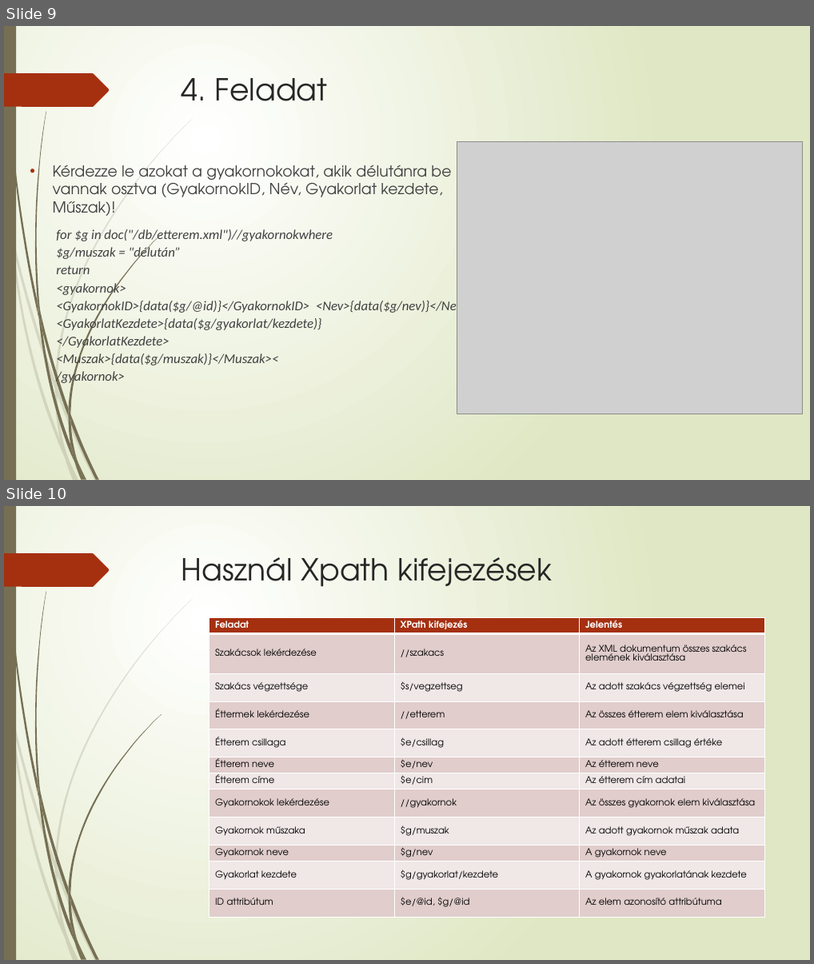
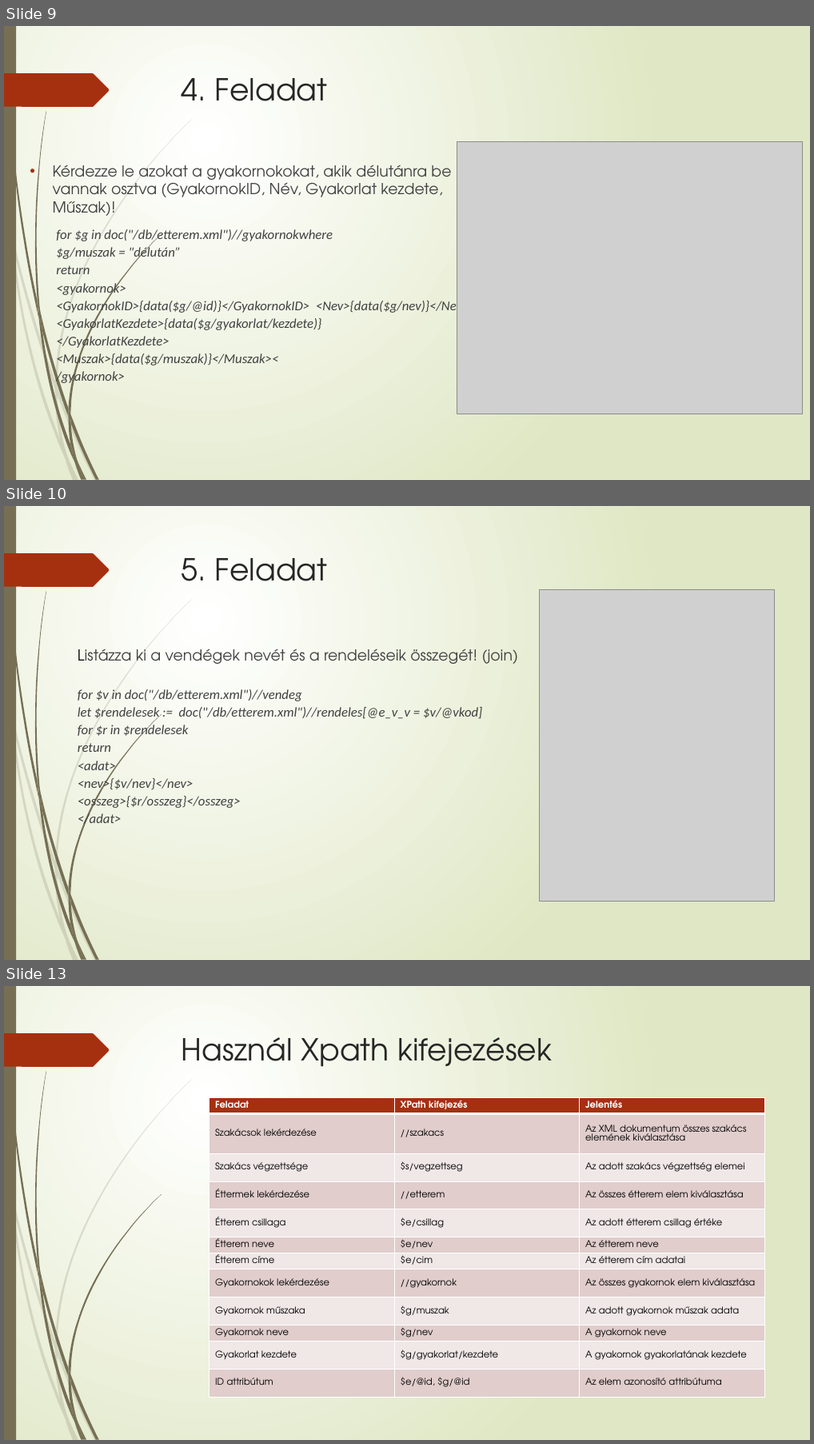
Before and after one commit to szaloczy/Y4O4X0_MDBPract, a slide deck: Y4O4X0_0318/Xquery.pptx. Shown one above the other, each under a label of ours: slides 9 and 10 before the commit, slides 9, 10 and 13 after it; the slides between them are not shown. The pictures are 814x964 and 814x1444 pixels, drawn with LibreOffice and Linux fonts; fonts in the diff are those of the drawing; grey boxes stand for pictures. Boxes give left, top, right and bottom in pixels: in the first picture for what was removed or moved away, otherwise in the second. Text is boxed around its words. In the diff, an @@ line names an element or a change of style, - is before the commit and + after.

```diff
--- a/Y4O4X0_0318/Xquery.pptx
+++ b/Y4O4X0_0318/Xquery.pptx
@@ slide 10 added at (4, 506, 810, 960), background gradient #FFFFFF to #DFE8C4; not listed: 24 template elements that a slide beside it also shows @@
@@ title added at (182, 558, 328, 581), 36 pt, text #262626 @@
+5. Feladat
@@ picture added at (540, 589, 774, 901) @@
@@ text added at (78, 648, 518, 826), 16 pt, text #404040, italic @@
+  Listázza ki a vendégek nevét és a rendeléseik összegét! (join)
+  for $v in doc("/db/etterem.xml")//vendeg
+  let $rendelesek := doc("/db/etterem.xml")//rendeles[@e_v_v = $v/@vkod]
+  for $r in $rendelesek
+  return
+  <adat>
+  <nev>{$v/nev}</nev>
+  <osszeg>{$r/osszeg}</osszeg>
+  </adat>
@@ what was slide 10 is now slide 13 @@
```
Also in this commit, not shown: 2 other slides added, 1 other file.
